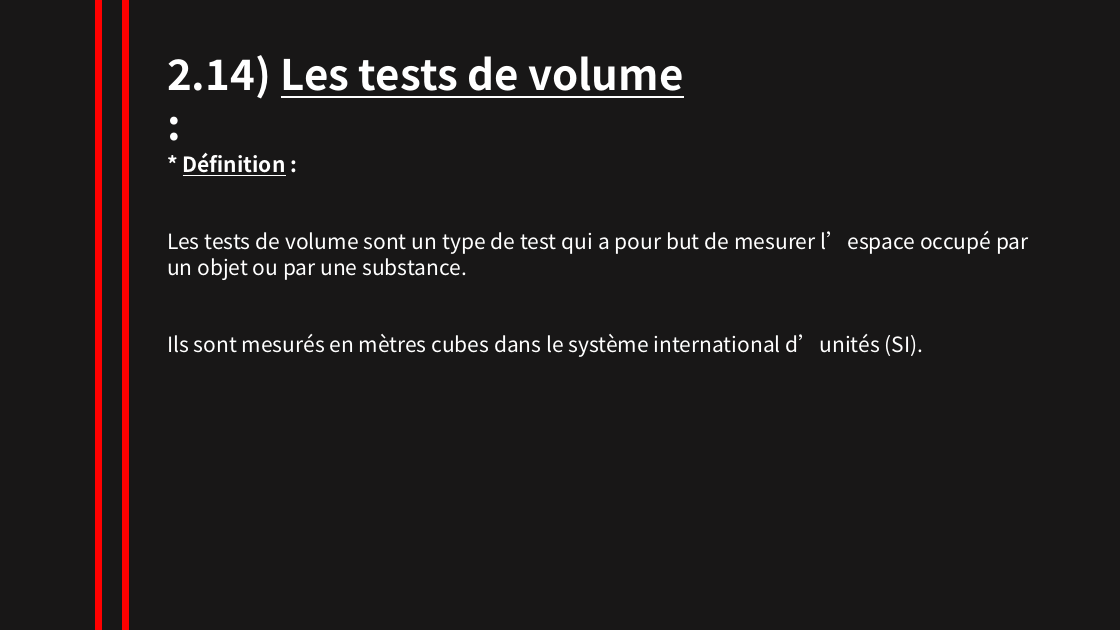
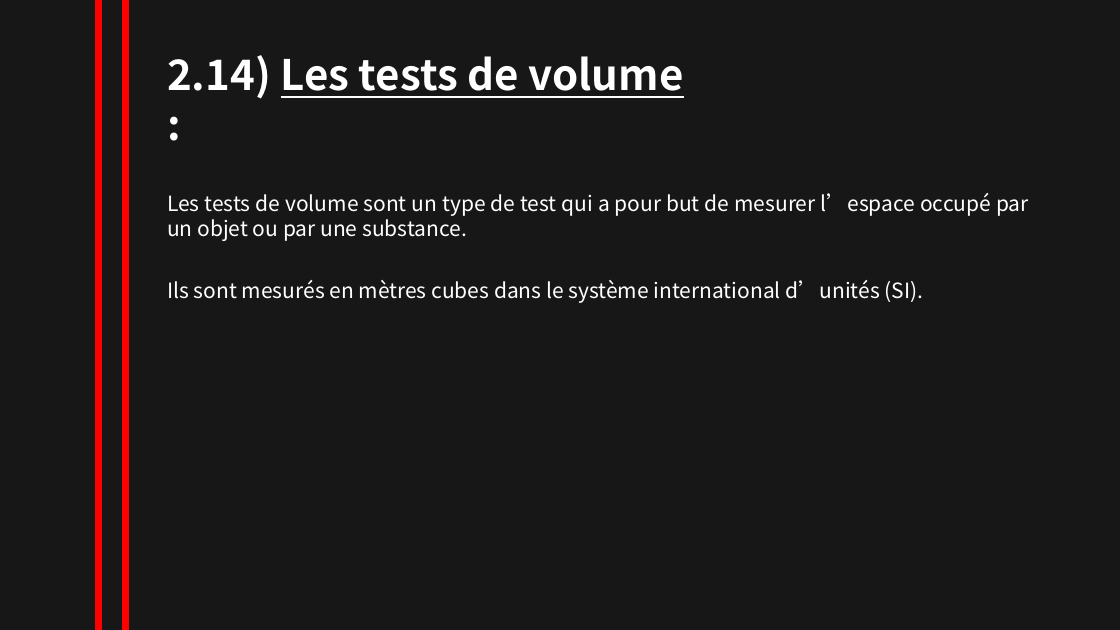
Before and after one commit to NesrineZitouni11/nesrine_zitouni, a slide deck: slide 25 of TRAVAUX/powerpointRevisionISTQB.pptx. Drawn at 1120x630 pixels with LibreOffice and Linux fonts; fonts in the diff are those of the drawing. Boxes give left, top, right and bottom in pixels: in the first picture for what was removed or moved away, otherwise in the second. Text is boxed around its words. In the diff, an @@ line names an element or a change of style, - is before the commit and + after.

```diff
--- a/TRAVAUX/powerpointRevisionISTQB.pptx
+++ b/TRAVAUX/powerpointRevisionISTQB.pptx
@@ text removed at (183,153,286,176) @@
-* Définition :
@@ text "Les tests de volume sont ...": place and size @@
-text "Les tests de volume sont ..." at (167,231,1029,280)
+text "Les tests de volume sont ..." at (167,193,1029,241)
@@ text "Ils sont mesurés en mètres ...": place and size @@
-text "Ils sont mesurés en mètres ..." at (167,334,924,357)
+text "Ils sont mesurés en mètres ..." at (167,280,924,303)
```
Also in this commit, not shown: 11 other slides changed, 6 slides added, 1 slide removed.
